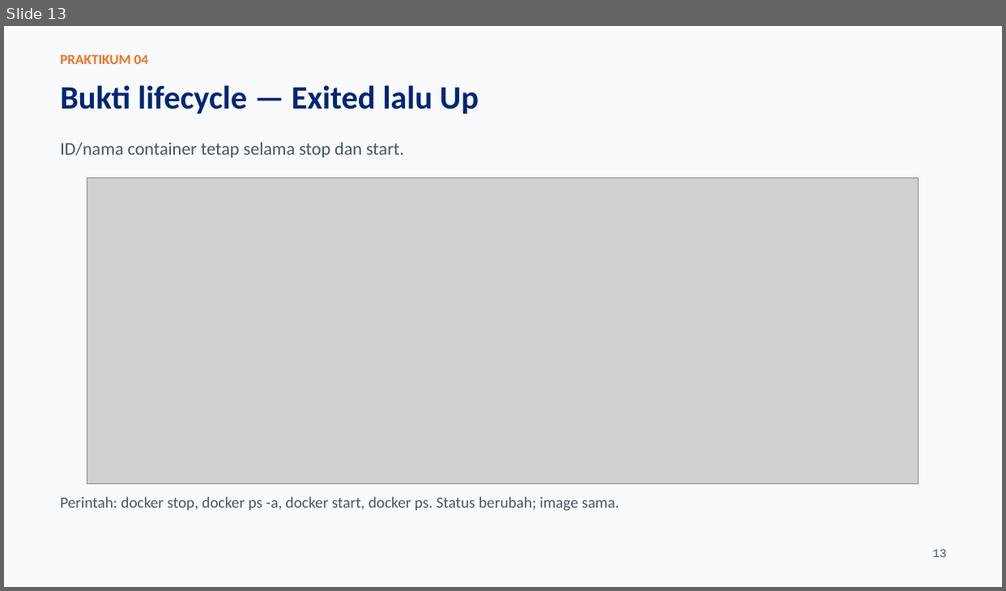
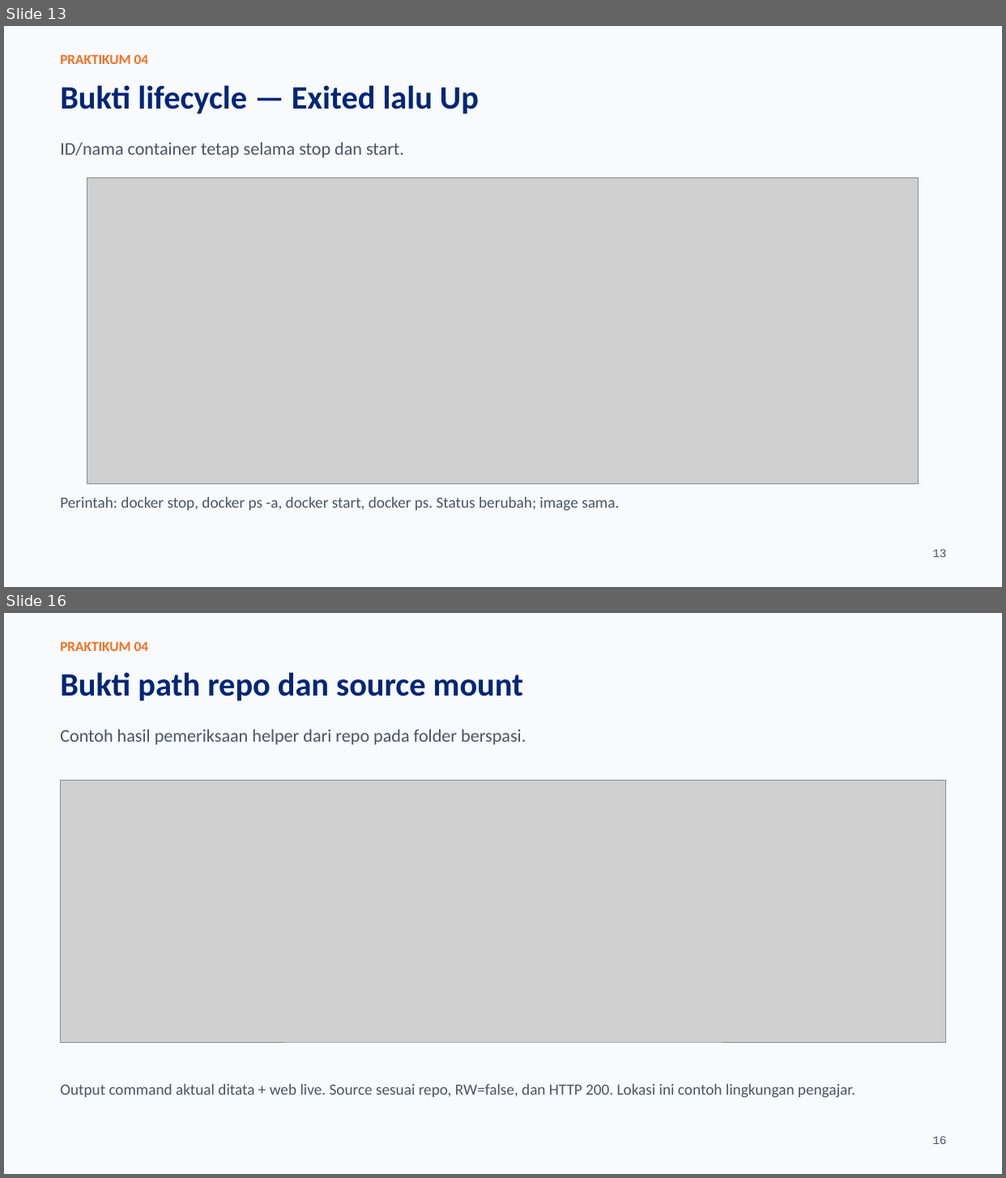
Before and after one commit to SeedFlora/meet4CloudService, a slide deck: slides/LAB04_Docker_Lifecycle_Praktikum.pptx. Shown one above the other, each under a label of ours: slide 13 before the commit, slides 13 and 16 after it; the slides between them are not shown. The pictures are 1006x591 and 1006x1178 pixels, drawn with LibreOffice and Linux fonts; fonts in the diff are those of the drawing; grey boxes stand for pictures. Boxes give left, top, right and bottom in pixels: in the first picture for what was removed or moved away, otherwise in the second. Text is boxed around its words. In the diff, an @@ line names an element or a change of style, - is before the commit and + after.

Commit message:
Fix Lab 04 mounts for any clone location; update guides, evidence and slides

```diff
--- a/slides/LAB04_Docker_Lifecycle_Praktikum.pptx
+++ b/slides/LAB04_Docker_Lifecycle_Praktikum.pptx
@@ slide 16 added at (4, 613, 1002, 1174), background #F8FAFC @@
@@ text added at (60, 641, 148, 651), 13.5 pt, text #F37021, bold @@
+PRAKTIKUM 04
@@ text added at (60, 672, 523, 701), 31.5 pt, text #002677, bold @@
+Bukti path repo dan source mount
@@ text added at (60, 729, 526, 745), 17.2 pt, text #475569 @@
+Contoh hasil pemeriksaan helper dari repo pada folder berspasi.
@@ picture added at (60, 781, 946, 1043) @@
@@ text added at (60, 1084, 855, 1098), 15 pt, text #475569 @@
+Output command aktual ditata + web live. Source sesuai repo, RW=false, dan HTTP 200. Lokasi ini contoh lingkungan pengajar.
@@ text added at (932, 1136, 946, 1144), 11.2 pt, text #475569 @@
+16
```
Also in this commit, not shown: 22 slides changed, 1 other slide added, 7 other files.
